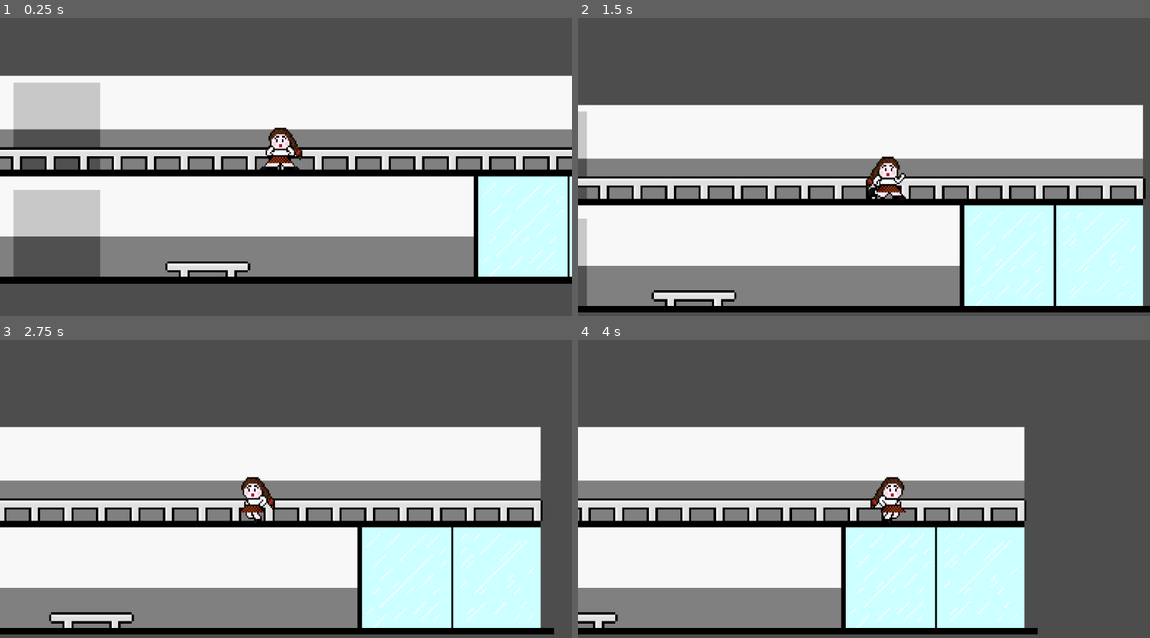
Above: before the commit, frames 1-4 (two rows, left to right).
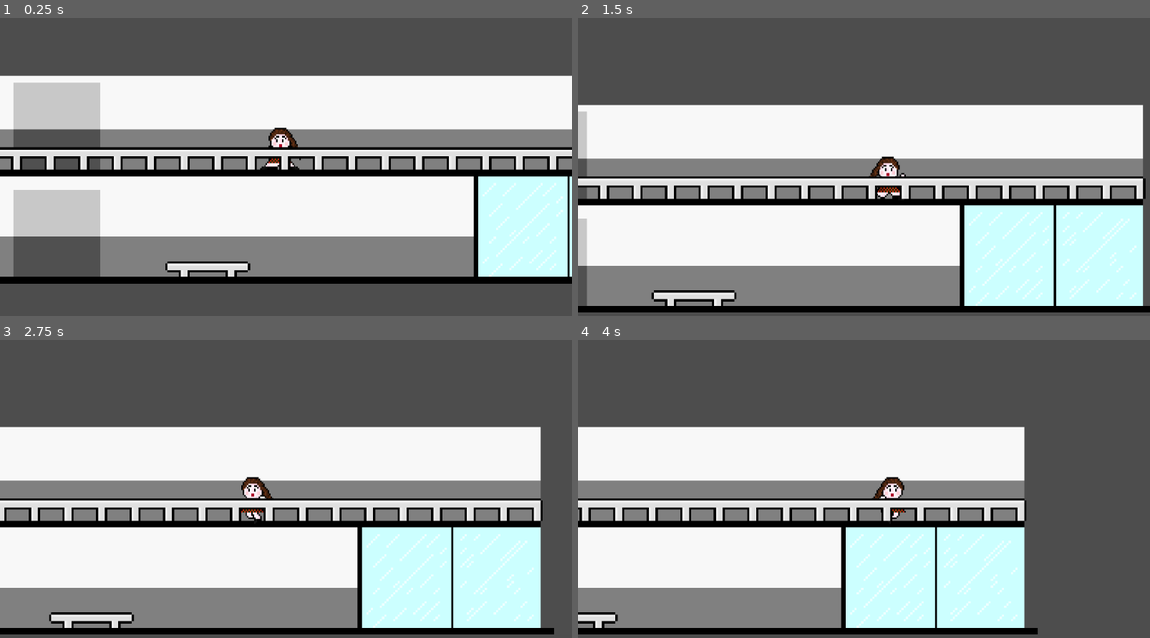
Above: after the commit, the same moments.

Repository: ema-12-martins/right_under_your_moustache
Game: Godot game, scene res://scenes/game.tscn
Two runs of this game, one before a commit and one after it. Both use one fixed random seed, a clock stepped at 60 frames per second and the inputs below.
Inputs:
- Up to frame 1 (0.25 s): no input
- Up to frame 2 (1.5 s): hold W (Interact) 0.53-1.28 s; hold D (right) from 0.53 s (still down); tap W (Interact) at 1.35 s
- Up to frame 3 (2.75 s): release D (right) at 2.03 s; hold A (left) from 2.03 s (still down); hold W (Interact) from 2.03 s (still down)
- Up to frame 4 (4 s): release A (left) at 2.78 s; release W (Interact) at 2.78 s; hold D (right) from 2.78 s (still down); tap W (Interact) at 2.85 s; hold W (Interact) from 3.53 s (still down)

The runs differ from the first frame. In frame 1, 0.2% of the frame differs, in the area x 46-53%, y 43-51%; in frame 2, 0.2%; in frame 3, 0.1%; in frame 4, 0.2%.

Commit message:
personagem atras do corrimao

Diff:
--- a/right_under_your_moustache/scenes/game.tscn
+++ b/right_under_your_moustache/scenes/game.tscn
@@ -83,6 +83,7 @@
 layer_2/name = "Player"
 layer_2/tile_data = PackedInt32Array(65535, 131076, 0, 65534, 131076, 0, 65532, 131076, 0, 65533, 131076, 0, 65511, 131 …(3625 unchanged characters)…
 layer_3/name = "Front"
+layer_3/z_index = 1
 layer_3/tile_data = PackedInt32Array(-131089, 131073, 0, -131088, 131073, 0, -131087, 131073, 0, -131086, 131073, 0, -1 …(7932 unchanged characters)…
 
 [node name="augusto" parent="." instance=ExtResource("2_x5d4i")]
